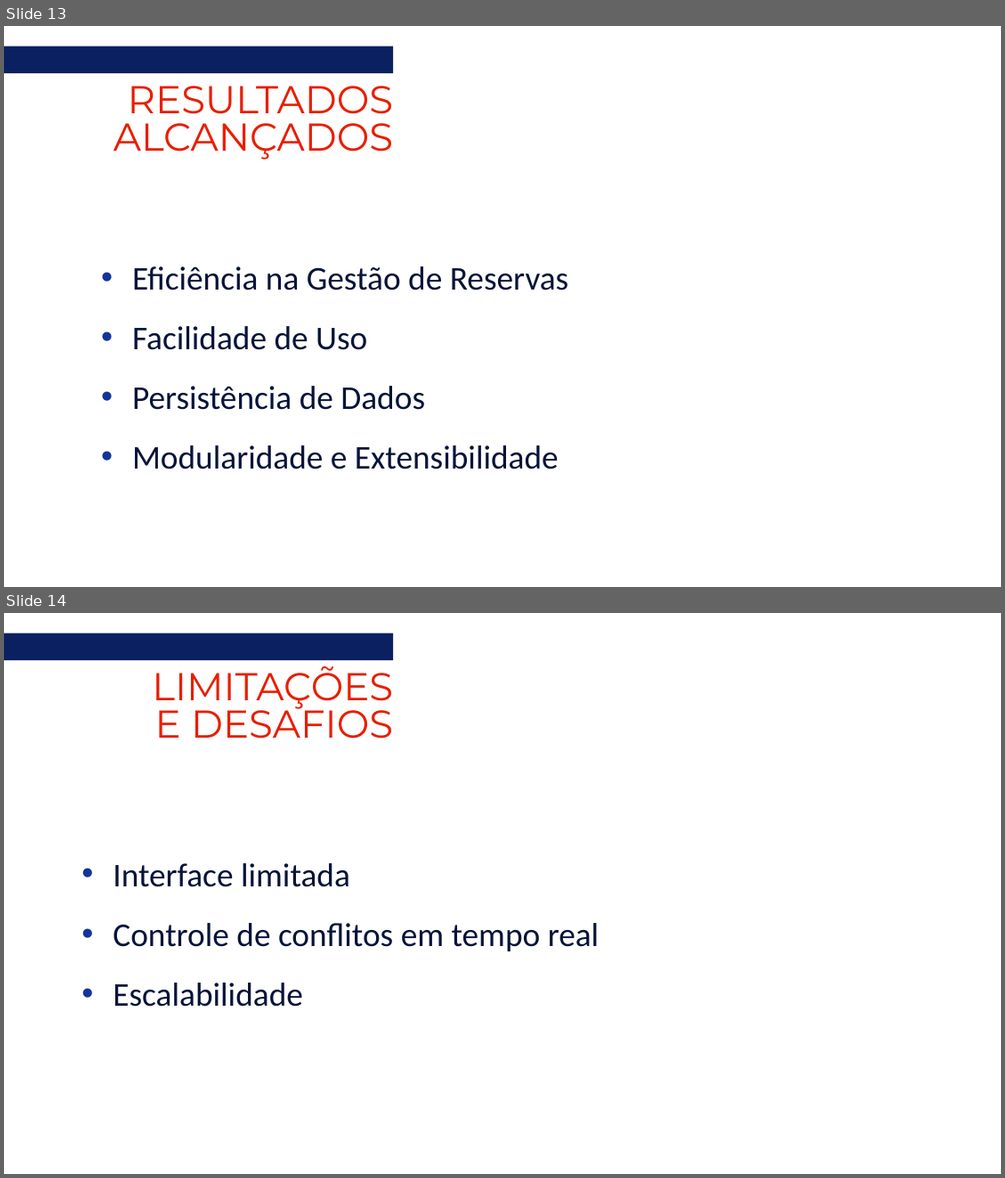
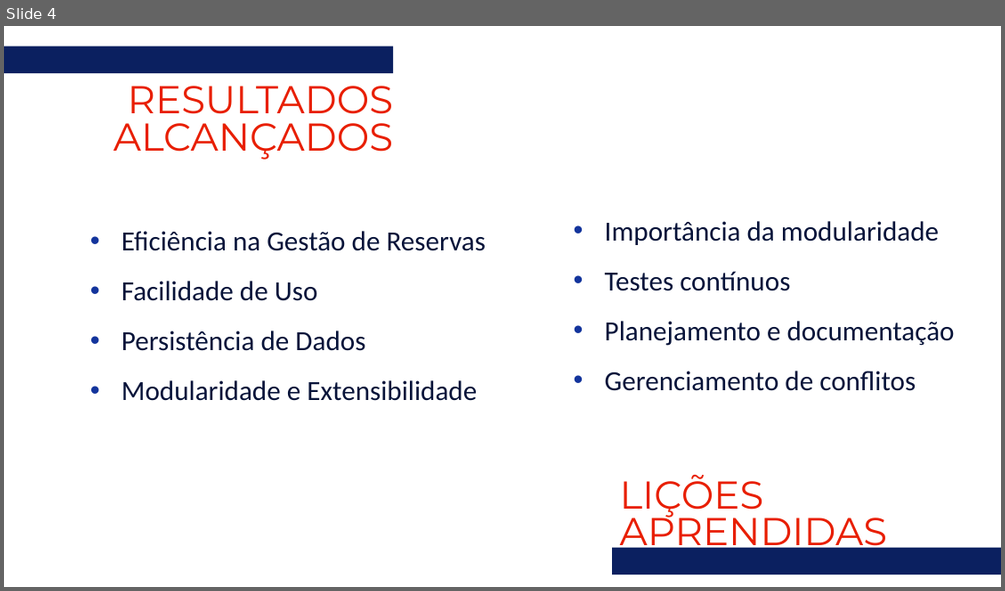
Before and after one commit to marcelo-belotto/projeto-ESI, a slide deck: docs/ReuniON.pptx. Shown one above the other, each under a label of ours: slides 13 and 14 before the commit, slide 4 after it. The pictures are 1005x1178 and 1005x591 pixels, drawn with LibreOffice and Linux fonts; fonts in the diff are those of the drawing. Boxes give left, top, right and bottom in pixels: in the first picture for what was removed or moved away, otherwise in the second. Text is boxed around its words. In the diff, an @@ line names an element or a change of style, - is before the commit and + after.

```diff
--- a/docs/ReuniON.pptx
+++ b/docs/ReuniON.pptx
@@ slide 14 removed at <box>4,613,1001,1174</box>, background #FFFFFF @@
@@ rectangle removed at <box>4,633,393,660</box> @@
@@ text removed at <box>152,666,393,738</box> @@
-LIMITAÇÕES
-E DESAFIOS
@@ subtitle removed at <box>113,863,599,1006</box> @@
-• Interface limitada
-• Controle de conflitos em tempo real
-• Escalabilidade
@@ what was slide 13 is now slide 4 @@
@@ slide 4 changed as well @@
@@ subtitle "Eficiência na Gestão de Reservas": place and size @@
-subtitle "Eficiência na Gestão de Reservas" at <box>132,266,568,469</box>
+subtitle "Eficiência na Gestão de Reservas" at <box>121,231,485,401</box>
@@ subtitle "Eficiência na Gestão de Reservas" at <box>121,231,485,401</box>: size 24 to 20 pt @@
@@ text added at <box>605,221,955,391</box>, 20 pt, text #071339 @@
+• Importância da modularidade
+• Testes contínuos
+• Planejamento e documentação
+• Gerenciamento de conflitos
@@ text added at <box>620,475,888,555</box>, 28 pt, text #E81E01 @@
+LIÇÕES APRENDIDAS
@@ rectangle added at <box>612,548,1001,574</box>, fill #0B2060 @@
```
Also in this commit, not shown: 2 other slides changed, 2 slides added, 13 other slides removed, 30 other files.
